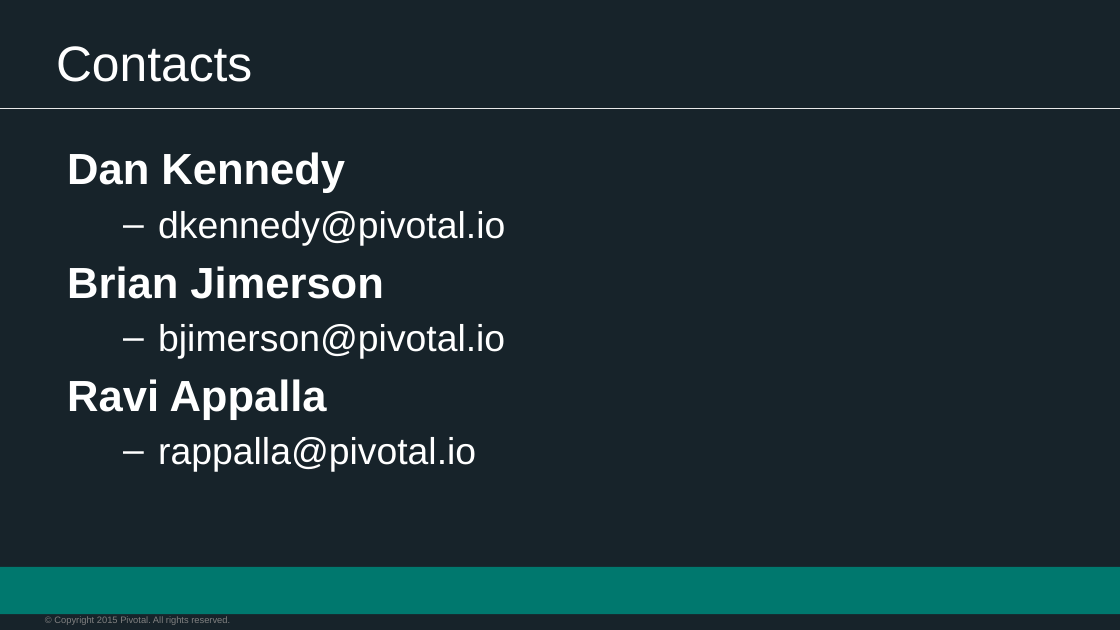
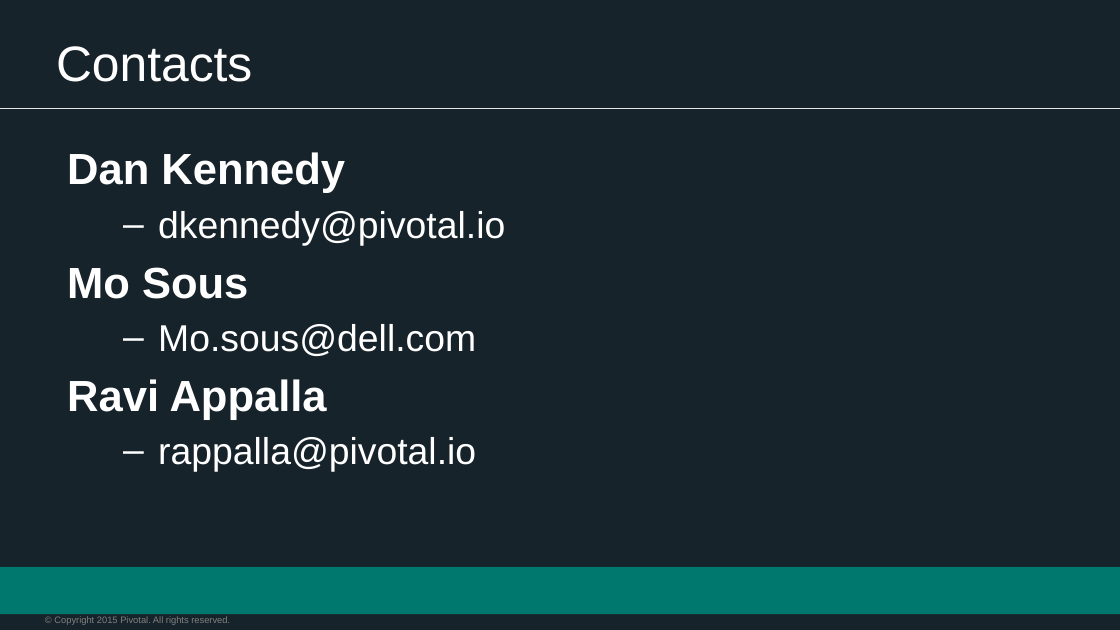
Before and after one commit to appalrpivotal/PCF-Workshop-ESI, a slide deck: slide 3 of presentations/6-Wrapup.pptx. Drawn at 1120x630 pixels with LibreOffice and Linux fonts; fonts in the diff are those of the drawing; background and template pictures are left out. Boxes give left, top, right and bottom in pixels: in the first picture for what was removed or moved away, otherwise in the second. Text is boxed around its words. In the diff, an @@ line names an element or a change of style, - is before the commit and + after.

```diff
--- a/presentations/6-Wrapup.pptx
+++ b/presentations/6-Wrapup.pptx
@@ text at (67, 267, 476, 356): text changed @@
-Brian Jimerson
-  – bjimerson@pivotal.io
+Mo Sous
+  – Mo.sous@dell.com
```
Also in this commit, not shown: 1 other slide changed.
